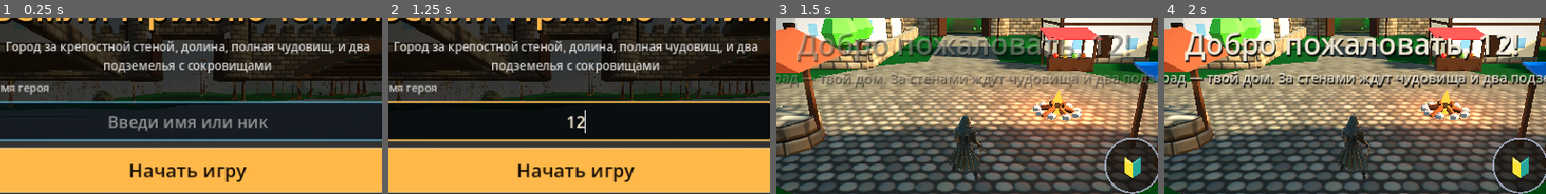
Above: before the commit, frames 1-4 (left to right).
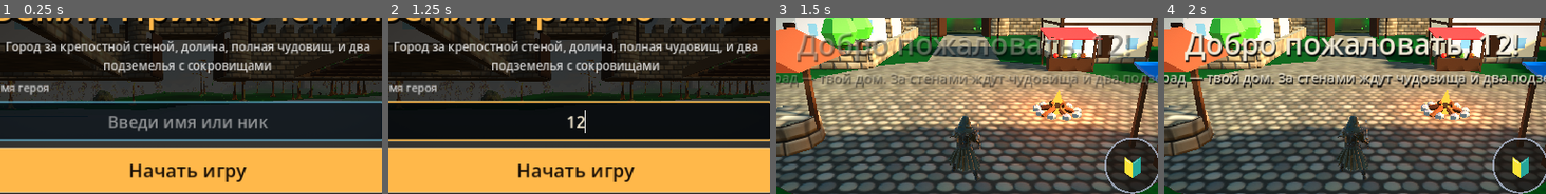
Above: after the commit, the same moments.

Repository: alexbl2802-hue/-
Game: Godot game, scene res://scenes/main.tscn
Two runs of this game, one before a commit and one after it. Both use one fixed random seed, a clock stepped at 60 frames per second and the inputs below.
Inputs (mouse positions are % of the whole screen's width and height, from its top left):
- Up to frame 1 (0.25 s): no input
- Up to frame 2 (1.25 s): click (50, 52) at 0.52 s; type "12" at 0.6 s
- Up to frame 3 (1.5 s): click "Начать игру" at 1.25 s
- Up to frame 4 (2 s): no input
The pictures show only the part of the screen within x 25-75%, y 22-72%; the shares and areas given below are measured in that part.

Frames 1-2 are identical in both runs. In frame 3, 0.1% of the frame differs, in the area x 45-55%, y 60-79%; in frame 4, 0.1%, in the area x 45-55%, y 57-79%.

Commit message:
Stance like Kirito: sword held as in the photo (fist at the hip, blade forward and up), left hand forward with the back of the hand up
Co-Authored-By: Claude Opus 5.5 <noreply@anthropic.com>
Claude-Session: https://claude.ai/code/session_015UTJDXhzLMDcJkgb9pqccT

Diff:
--- a/godot/scripts/anim/hero_moves.gd
+++ b/godot/scripts/anim/hero_moves.gd
@@ -28,22 +28,28 @@
 		"Neck": Vector3(0, 6, 0), "Head": Vector3(4, 4, 0),
 		"LeftUpLeg": Vector3(-22, 18, 8), "LeftLeg": Vector3(26, 0, 0), "LeftFoot": Vector3(-4, 0, 0),
 		"RightUpLeg": Vector3(14, 18, -8), "RightLeg": Vector3(14, 0, 0), "RightFoot": Vector3(-26, 0, 0),
-		"RightArm": Vector3(-10, -10, 50), "RightForeArm": Vector3(-30, 0, 0),
-		"LeftArm": Vector3(-28, 10, -48), "LeftForeArm": Vector3(-45, 0, 0),
-	}
-const STANCE_SWORD := Vector3(-0.25, -0.75, 0.6)
+		"RightArm": Vector3(-14, -10, 50), "RightForeArm": Vector3(-55, 0, 0),
+		"LeftArm": Vector3(-34, 10, -46), "LeftForeArm": Vector3(-38, 0, 0),
+	}
+## Меч в стойке — как держит человек (фото-образец): кулак, клинок вперёд и вверх по диагонали
+const STANCE_SWORD := Vector3(-0.05, 0.55, 0.85)
+## Левая рука вытянута вперёд, тыльная сторона ладони смотрит вверх
+const STANCE_LBACK := Vector3(0, 1, 0.15)
 const STANCE_HIPS := Vector3(0, -0.09, 0)
 
 static func stance() -> Array:
 	var p := stance_pose()
 	var p2 := p.duplicate()
 	p2["Spine2"] = Vector3(5, 4, 0)
-	p2["LeftArm"] = Vector3(-30, 10, -47)
-	return [
+	p2["LeftArm"] = Vector3(-36, 10, -45)
+	var out := [
 		_k(0.0, p, STANCE_HIPS, STANCE_SWORD),
 		_k(1.2, p2, STANCE_HIPS + Vector3(0, -0.012, 0), STANCE_SWORD),
 		_k(2.4, p, STANCE_HIPS, STANCE_SWORD),
 	]
+	for k in out:
+		k["lback"] = STANCE_LBACK
+	return out
 
 # ---------- Ходьба и бег: ноги и корпус — из записей живых движений (ходьба гоблина
 # переносится на героя, бег — собственная запись модели героя), а правая рука — своя:
--- a/godot/scripts/anim/pose_lib.gd
+++ b/godot/scripts/anim/pose_lib.gd
@@ -47,6 +47,14 @@
 			aims = true
 	if aims and hand >= 0 and blade != Vector3.ZERO:
 		used["RightHand"] = true
+	# Левая кисть «тыльной стороной туда-то»: ключ "lback" — куда смотрит тыльная сторона ладони
+	var lhand := bone(sk, "LeftHand")
+	var lback := false
+	for key in keys:
+		if key.has("lback"):
+			lback = true
+	if lback and lhand >= 0:
+		used["LeftHand"] = true
 	var idx := {}
 	for k in used:
 		var b := bone(sk, k)
@@ -97,6 +105,23 @@
 				locals[arm][ki] = best_arm
 			if aim_log and best_d < 0.94:
 				print("  клинок отклонён на %d°" % roundi(rad_to_deg(acos(clampf(best_d, -1, 1)))))
+	# Левая кисть: в исходной позе модели ладони смотрят вниз, тыльная сторона — вверх
+	if lback and lhand >= 0:
+		var back_local := (_rest_g(sk, lhand).inverse() * Vector3.UP).normalized()
+		var lchain := []
+		var lc := sk.get_bone_parent(lhand)
+		while lc >= 0:
+			lchain.push_front(lc)
+			lc = sk.get_bone_parent(lc)
+		for ki in keys.size():
+			var key: Dictionary = keys[ki]
+			if not key.has("lback"):
+				continue
+			var dp := Basis()
+			for cb in lchain:
+				var l: Basis = locals[cb][ki] if locals.has(cb) else other.call(cb, ki)
+				dp = dp * (_rest_p(sk, cb) * l * _rest_g(sk, cb).inverse())
+			locals[lhand][ki] = _aim_hand(sk, lhand, dp, back_local, (key["lback"] as Vector3).normalized(), "LeftHand")[0]
 	return [idx, locals]
 
 ## Перенести запись движения с другого скелета Mixamo (например, ходьбу гоблина на героя):
@@ -274,8 +299,8 @@
 ## Поворот кисти в пределах запястья, при котором клинок ближе всего к нужному направлению:
 ## перебор углов сгиба, отведения и кручения кисти (грубо, потом точнее)
 static var aim_log := false
-static func _aim_hand(sk: Skeleton3D, hand: int, dp: Basis, blade: Vector3, want: Vector3) -> Array:
-	var lim: Array = LIMITS["RightHand"]
+static func _aim_hand(sk: Skeleton3D, hand: int, dp: Basis, blade: Vector3, want: Vector3, lim_name := "RightHand") -> Array:
+	var lim: Array = LIMITS[lim_name]
 	var r0 := sk.get_bone_rest(hand).basis.orthonormalized()
 	var parent_g := dp * _rest_p(sk, hand)   # глобальный поворот предплечья (в осях персонажа)
 	var best := Vector3.ZERO
